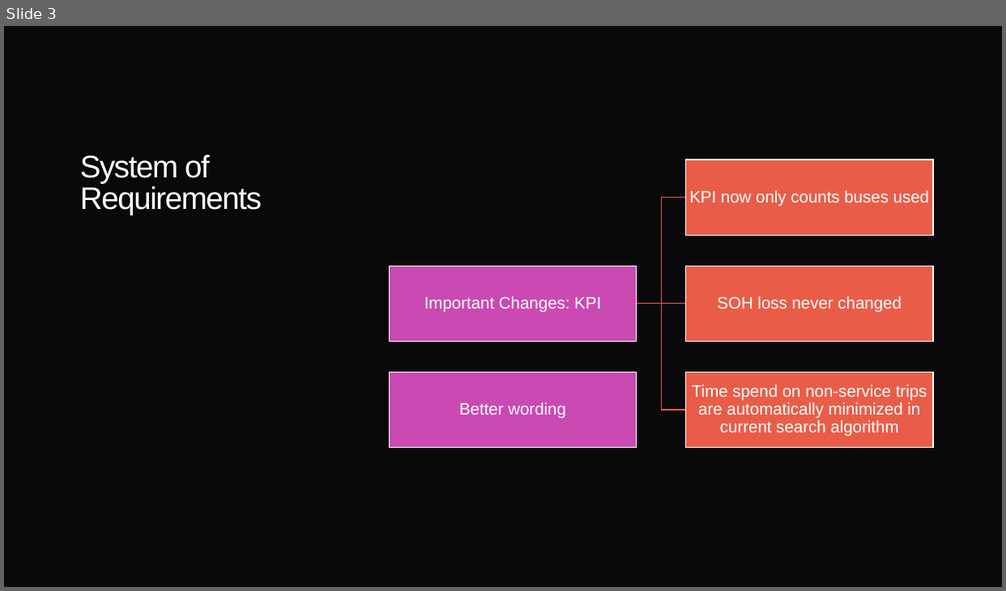
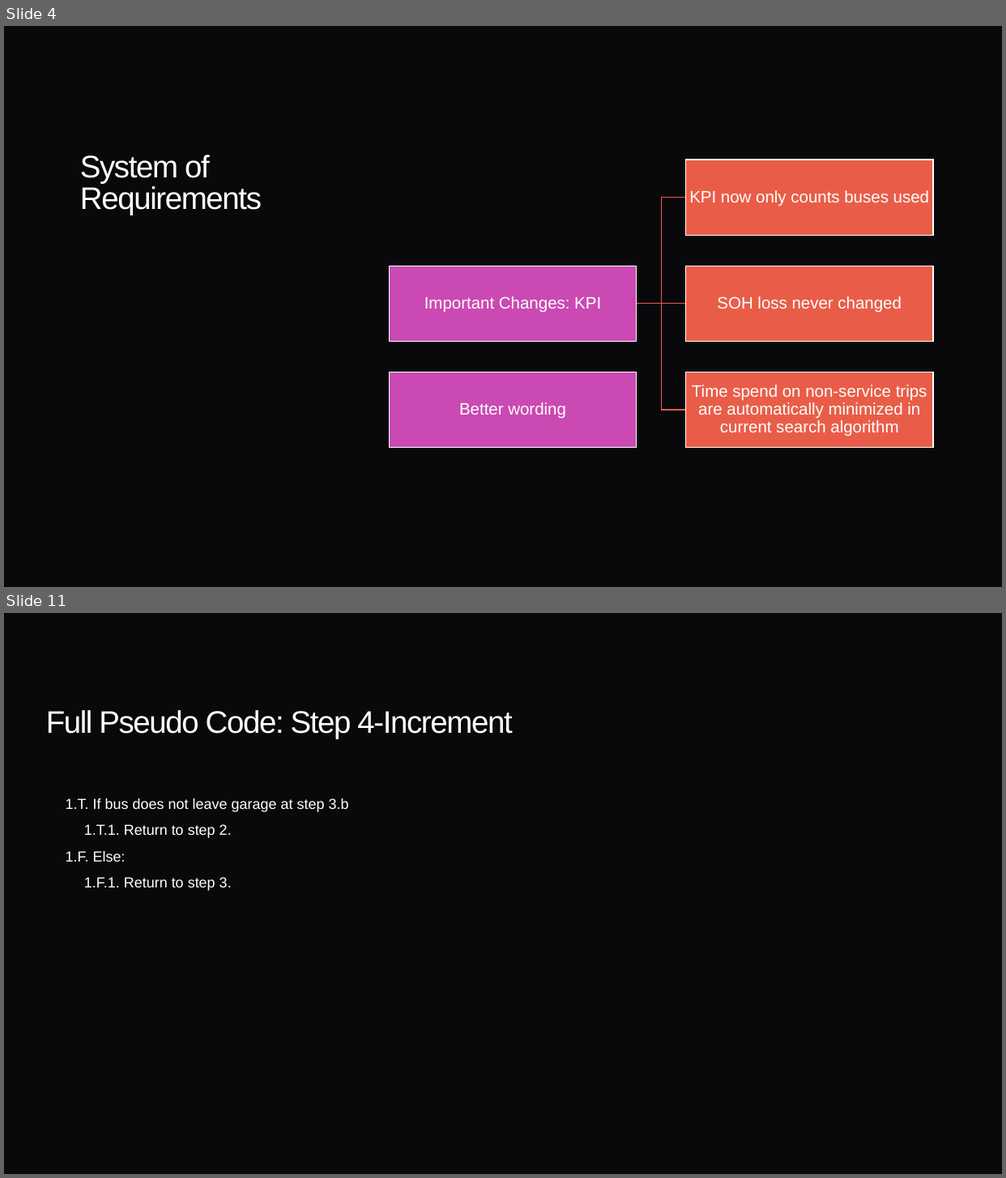
Before and after one commit to ginassadauskas/Project5Group1, a slide deck: Legal/StatementOfRequirementsV3.pptx. Shown one above the other, each under a label of ours: slide 3 before the commit, slides 4 and 11 after it; the slides between them are not shown. The pictures are 1006x591 and 1006x1178 pixels, drawn with LibreOffice and Linux fonts; fonts in the diff are those of the drawing. Boxes give left, top, right and bottom in pixels: in the first picture for what was removed or moved away, otherwise in the second. Text is boxed around its words. In the diff, an @@ line names an element or a change of style, - is before the commit and + after.

```diff
--- a/Legal/StatementOfRequirementsV3.pptx
+++ b/Legal/StatementOfRequirementsV3.pptx
@@ slide 11 added at (x1=4, y1=613, x2=1002, y2=1174), background #09090C @@
@@ title added at (x1=46, y1=710, x2=512, y2=739), 30 pt, text #FFFFFF @@
+Full Pseudo Code: Step 4-Increment
@@ text added at (x1=66, y1=798, x2=349, y2=891), 14 pt, text #FFFFFF @@
+  1.T. If bus does not leave garage at step 3.b
+    1.T.1. Return to step 2.
+  1.F. Else:
+    1.F.1. Return to step 3.
@@ what was slide 3 is now slide 4 @@
```
Also in this commit, not shown: 1 slide changed, 6 other slides added, 1 other file.
